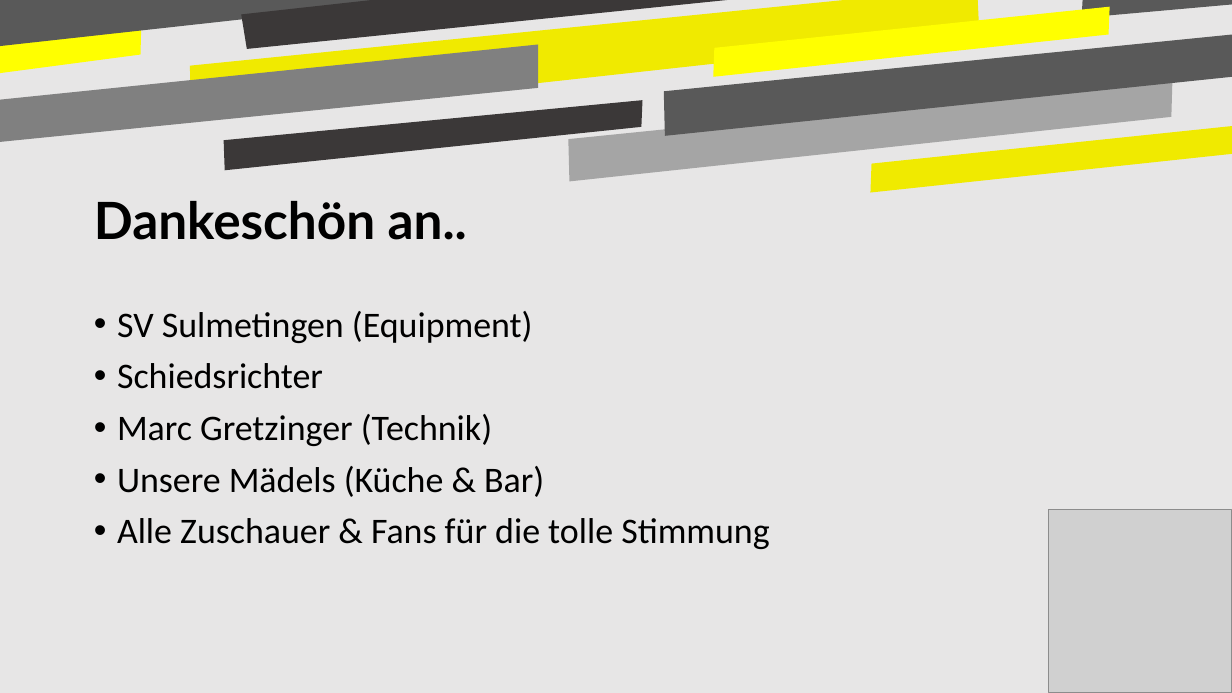
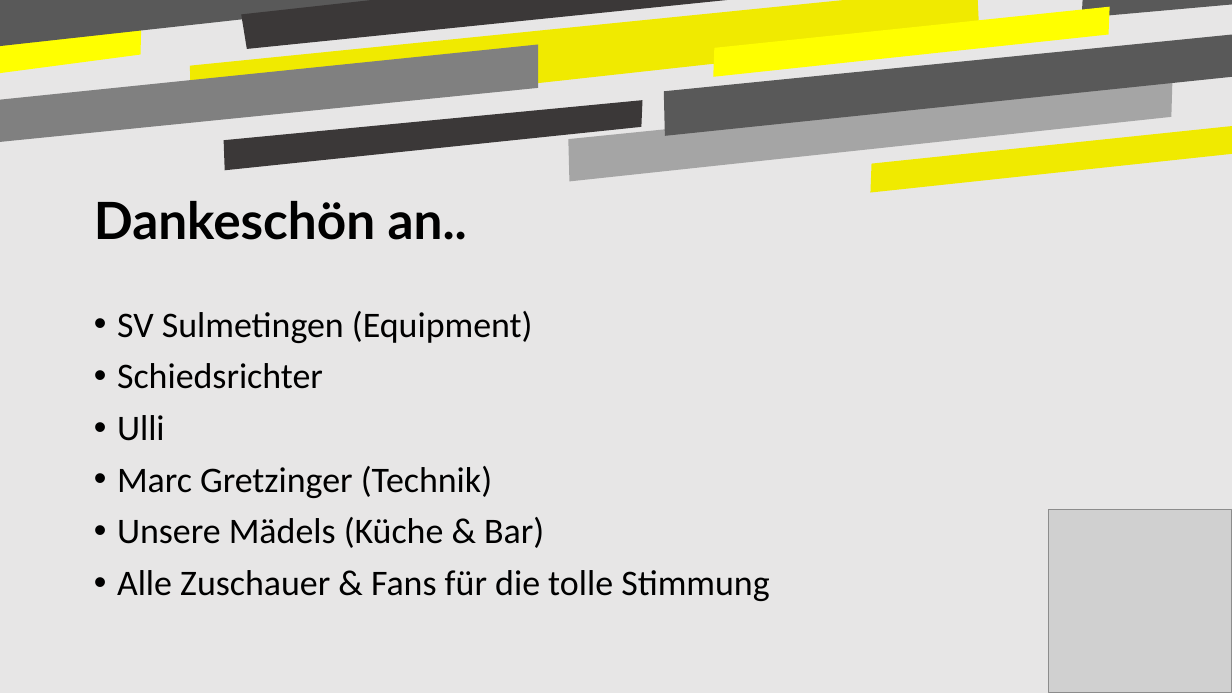
Before and after one commit to mo374z/Tournament-Planner, a slide deck: slide 2 of public/templates/template.pptx. Drawn at 1232x693 pixels with LibreOffice and Linux fonts; fonts in the diff are those of the drawing; grey boxes stand for pictures. Boxes give left, top, right and bottom in pixels: in the first picture for what was removed or moved away, otherwise in the second. Text is boxed around its words. In the diff, an @@ line names an element or a change of style, - is before the commit and + after.

```diff
--- a/public/templates/template.pptx
+++ b/public/templates/template.pptx
@@ text at box(117, 415, 165, 441): paragraph added @@
+• Ulli
```
Also in this commit, not shown: 30 other files.
